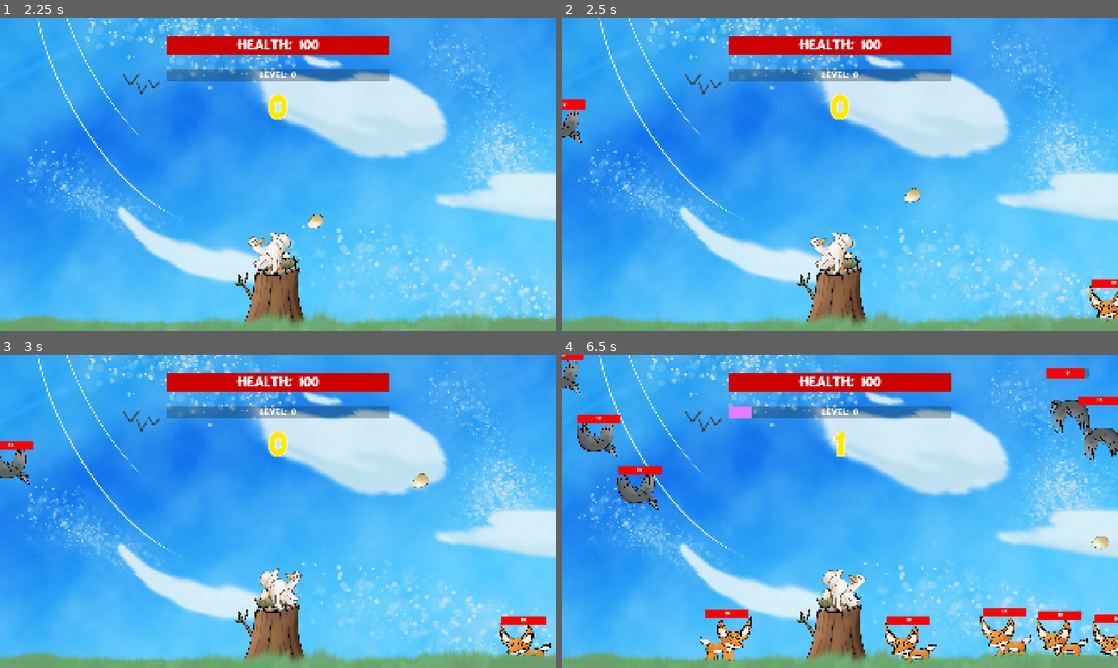
Above: before the commit, frames 1-4 (two rows, left to right).
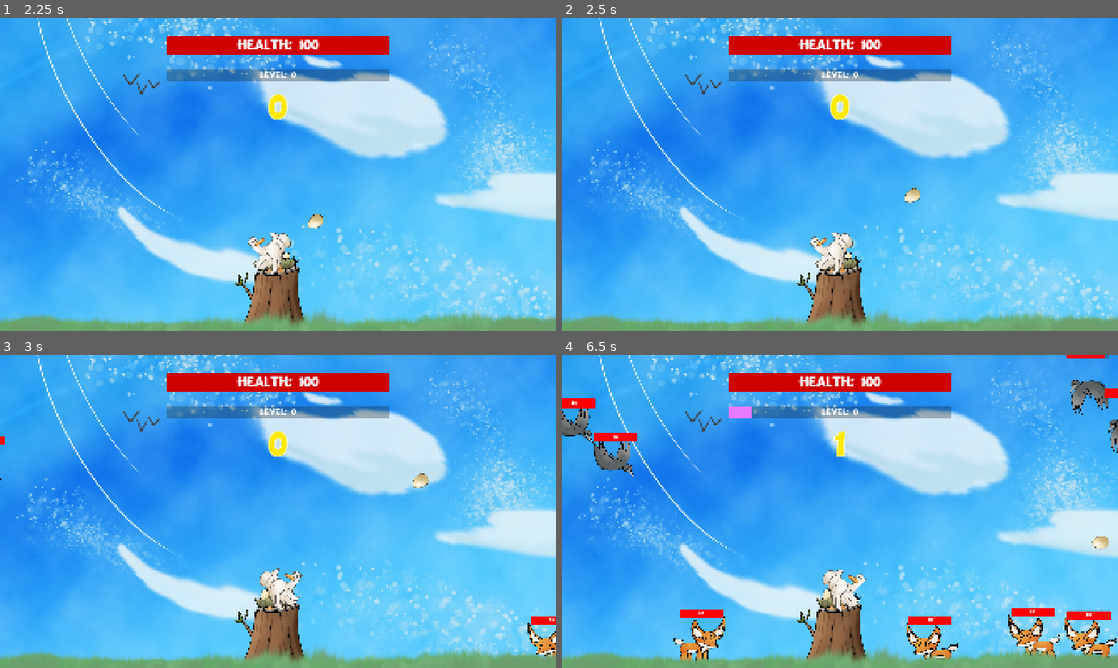
Above: after the commit, the same moments.

Repository: ms5051-hash/HacksComs26
Game: Godot game, scene res://Scenes/mainScene.tscn
The game is run twice, just before and just after one commit, with the same random seed, the same clock (stepped at 60 frames per second) and the same inputs. The engine's default icon, where the game draws it, is replaced by a stand-in: a white triangle on a blue panel in a dark square.
Inputs (mouse positions are in pixels of both pictures, inside the frame that each line leads up to):
- Up to frame 1 (2.25 s): click "Play" at 0.5 s; click "Play" at 1.25 s; tap Enter at 2 s; move the mouse to (400, 158) at 2.02 s; press the mouse at (400, 158) at 2.03 s
- Up to frame 2 (2.5 s): no input
- Up to frame 3 (3 s): move the mouse to (166, 527) at 2.77 s; release the mouse at (166, 527) at 2.78 s; click (166, 527) at 2.85 s
- Up to frame 4 (6.5 s): move the mouse to (895, 442) at 3.52 s; press the mouse at (895, 442) at 3.53 s; move the mouse to (812, 574) at 4.27 s; release the mouse at (812, 574) at 4.28 s; click (812, 574) at 4.35 s; move the mouse to (1006, 558) at 5.02 s; press the mouse at (1006, 558) at 5.03 s; move the mouse to (673, 464) at 5.77 s; release the mouse at (673, 464) at 5.78 s; click (673, 464) at 5.85 s

Frame 1 is identical in both runs. In frame 2, 0.8% of the frame differs, in the area x 0-100%, y 26-97%; in frame 3, 1.3%; in frame 4, 9.1%, in the area x 0-100%, y 0-99%.

Commit message:
AudioAdded

Diff:
--- a/duck-game-2026/Scenes/game.tscn
+++ b/duck-game-2026/Scenes/game.tscn
@@ -20,6 +20,7 @@
 [ext_resource type="Script" uid="uid://bmkkx75icxgef" path="res://Scripts/FancyButton.gd" id="17_85qyi"]
 [ext_resource type="Texture2D" uid="uid://c0y34dc0xby81" path="res://Assets/BasicWoodButton.png" id="17_ewbju"]
 [ext_resource type="Texture2D" uid="uid://hcx8hli4a2y7" path="res://Assets/Rope.png" id="19_iivbl"]
+[ext_resource type="AudioStream" uid="uid://c4vaw8h1gund1" path="res://Assets/Sounds/Pop.wav" id="21_exi56"]
 
 [sub_resource type="RectangleShape2D" id="RectangleShape2D_wrm1d"]
 size = Vector2(246, 333)
@@ -43,8 +44,9 @@
 
 [sub_resource type="StyleBoxEmpty" id="StyleBoxEmpty_7nbq1"]
 
-[node name="Game" type="Node2D" unique_id=1315213113]
+[node name="Game" type="Node2D" unique_id=1315213113 node_paths=PackedStringArray("audioPlayer")]
 script = ExtResource("1_nb51f")
+audioPlayer = NodePath("AudioPlayer")
 
 [node name="BulletArea2D" parent="." unique_id=1332803089 node_paths=PackedStringArray("player") instance=ExtResource("1_wrm1d")]
 rotation = -4.710644
@@ -84,16 +86,16 @@
 player = NodePath("../PlayerArea2D")
 
 [node name="SpawnPointLeft" type="Node2D" parent="EnemySpawner" unique_id=1896892598]
-position = Vector2(0, 1000)
+position = Vector2(-100, 1000)
 
 [node name="SpawnPointRight" type="Node2D" parent="EnemySpawner" unique_id=708173840]
-position = Vector2(1920, 1000)
+position = Vector2(2020, 1000)
 
 [node name="SpawnPointLeft2" type="Node2D" parent="EnemySpawner" unique_id=320921292]
-position = Vector2(0, 200)
+position = Vector2(-100, 200)
 
 [node name="SpawnPointRight2" type="Node2D" parent="EnemySpawner" unique_id=2067627256]
-position = Vector2(1920, 200)
+position = Vector2(2020, 200)
 
 [node name="Enemy" parent="." unique_id=638344407 node_paths=PackedStringArray("player") instance=ExtResource("6_i6g32")]
 visible = false
@@ -391,6 +393,10 @@
 position = Vector2(370, -58.999992)
 scale = Vector2(1, 1.54)
 texture = ExtResource("19_iivbl")
+
+[node name="AudioPlayer" type="AudioStreamPlayer2D" parent="." unique_id=1757720021]
+stream = ExtResource("21_exi56")
+volume_db = 10.0
 
 [connection signal="area_entered" from="Enemy" to="BulletArea2D" method="_on_enemy_area_entered"]
 [connection signal="area_entered" from="Hawk" to="BulletArea2D" method="_on_hawk_area_entered"]
--- a/duck-game-2026/Scripts/GameManager.gd
+++ b/duck-game-2026/Scripts/GameManager.gd
@@ -1,7 +1,18 @@
 extends Node
+
+@export var audioPlayer: AudioStreamPlayer2D
 
 
 # Called when the node enters the scene tree for the first time.
 func _ready() -> void:
 	Global.reset_everything()
+	audioPlayer.stream = load("res://Assets/Sounds/Quack1.wav")
+	audioPlayer.play()
 	pass # Replace with function body.
+
+func play_sfx(stream: AudioStream) -> void:
+	var p = AudioStreamPlayer.new()
+	p.stream = stream
+	add_child(p)
+	p.finished.connect(p.queue_free)
+	p.play()
--- a/duck-game-2026/Scripts/Hawk.gd
+++ b/duck-game-2026/Scripts/Hawk.gd
@@ -5,6 +5,17 @@
 var predator_type: int = Global.PredatorType.HAWK
 @export var attack_cooldown: float = 1.0
 @export var time_since_attack: float = 0.0
+
+#Movement
+enum State { ENTER, PATROL, DIVE }
+var state = State.ENTER
+@export var patrol_speed = 200.0
+@export var patrol_range = 400.0
+@export var sweeps_before_dive = randi_range(2, 6)
+var patrol_dir = 1
+var patrol_start_x = 960
+var sweeps_done = 0
+
 
 var maxHP = 10.0
 var hp = maxHP
@@ -14,7 +25,6 @@
 	speed = Global.get_predator_stat(predator_type, "speed")
 	$Sprite2D.play("Hawk")
 	area_entered.connect(_on_area_entered)
-	pass # Replace with function body.
 
 # Called every frame. 'delta' is the elapsed time since the previous frame.
 func _process(delta: float) -> void:
@@ -22,7 +32,13 @@
 	$ProgressBar.value = hp
 	$ProgressBar/Label.text = str(int(hp))
 
-	position+=(player.global_position-global_position).normalized()*speed*delta
+	match state:
+		State.ENTER:
+			_enter(delta)
+		State.PATROL:
+			_patrol(delta)
+		State.DIVE:
+			_dive(delta)
 
 	if(position.x < 960):
 		$Sprite2D.flip_h = true
@@ -39,3 +55,25 @@
 func _on_area_entered(area: Area2D) -> void:
 	if(area.name=="PlayerArea2D"):
 		speed = 0
+
+
+func _patrol(delta: float) -> void:
+	global_position.x += patrol_dir * patrol_speed * delta
+
+	# Turn around at either end of the patrol range
+	if abs(global_position.x - patrol_start_x) >= patrol_range:
+		patrol_dir *= -1
+		sweeps_done += 1
+
+		if sweeps_done >= sweeps_before_dive:
+			state = State.DIVE
+
+func _dive(delta: float) -> void:
+	global_position += (player.global_position - global_position).normalized() * speed * delta
+
+func _enter(delta: float) -> void:
+	var abovePos = player.global_position
+	abovePos.y -= 400
+	global_position += (abovePos - global_position).normalized() * speed * delta
+	if(global_position == abovePos):
+		state = State.PATROL
--- a/duck-game-2026/Scripts/Shooting.gd
+++ b/duck-game-2026/Scripts/Shooting.gd
@@ -10,6 +10,7 @@
 
 func _ready() -> void:
 	area_entered.connect(_on_area_entered)
+	$"..".play_sfx(preload("res://Assets/Sounds/Pop.wav"))
 	first = true
 
 func _physics_process(delta: float) -> void:
--- a/duck-game-2026/Scripts/enemy_spawner.gd
+++ b/duck-game-2026/Scripts/enemy_spawner.gd
@@ -36,6 +36,8 @@
 	enemySpawn.z_index+=yValue/10
 	add_child(enemySpawn)
 
+	$"..".play_sfx(preload("res://Assets/Sounds/FoxMove.wav"))
+
 func SpawnHawk():
 	var rng = RandomNumberGenerator	.new()
 	var location = spawnPoints[rng.randi()%2 + 2].global_position
@@ -48,3 +50,5 @@
 	enemySpawn.global_position.y = yValue
 	enemySpawn.z_index+=yValue/10
 	add_child(enemySpawn)
+
+	$"..".play_sfx(preload("res://Assets/Sounds/CawCaw.wav"))
